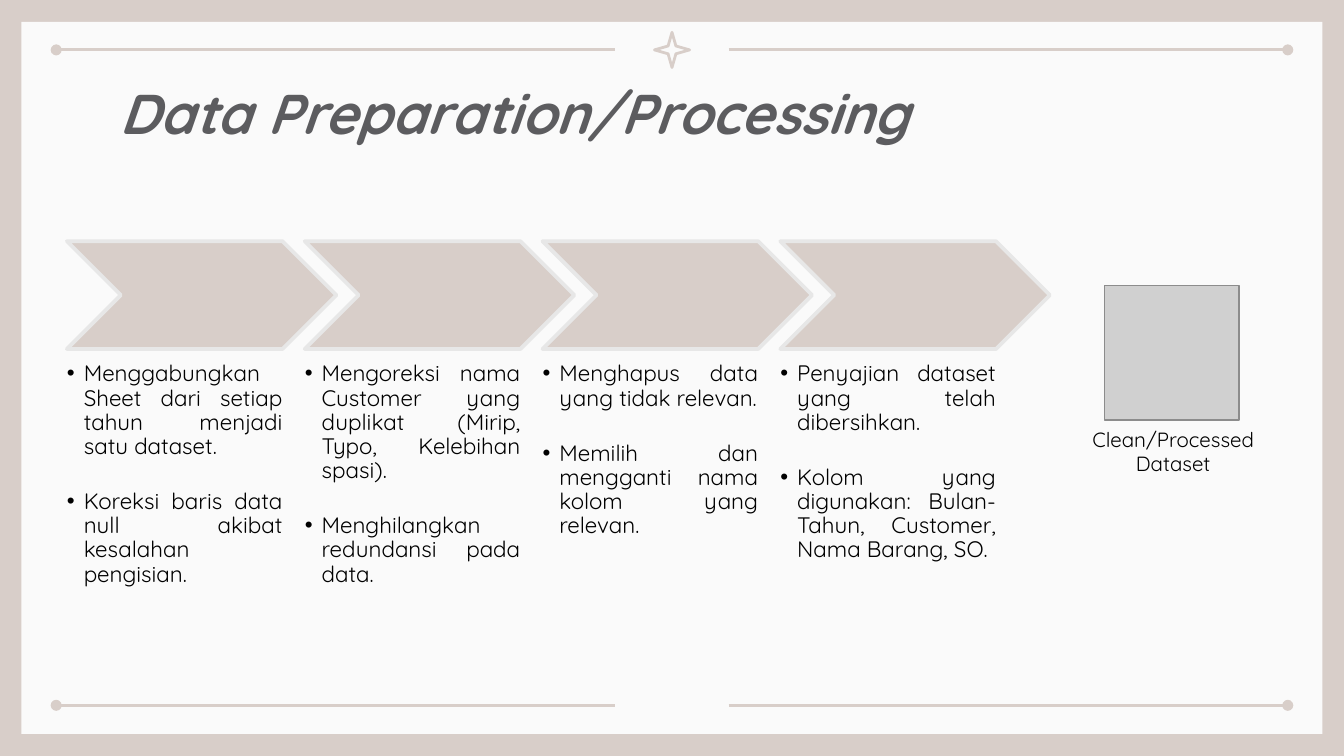
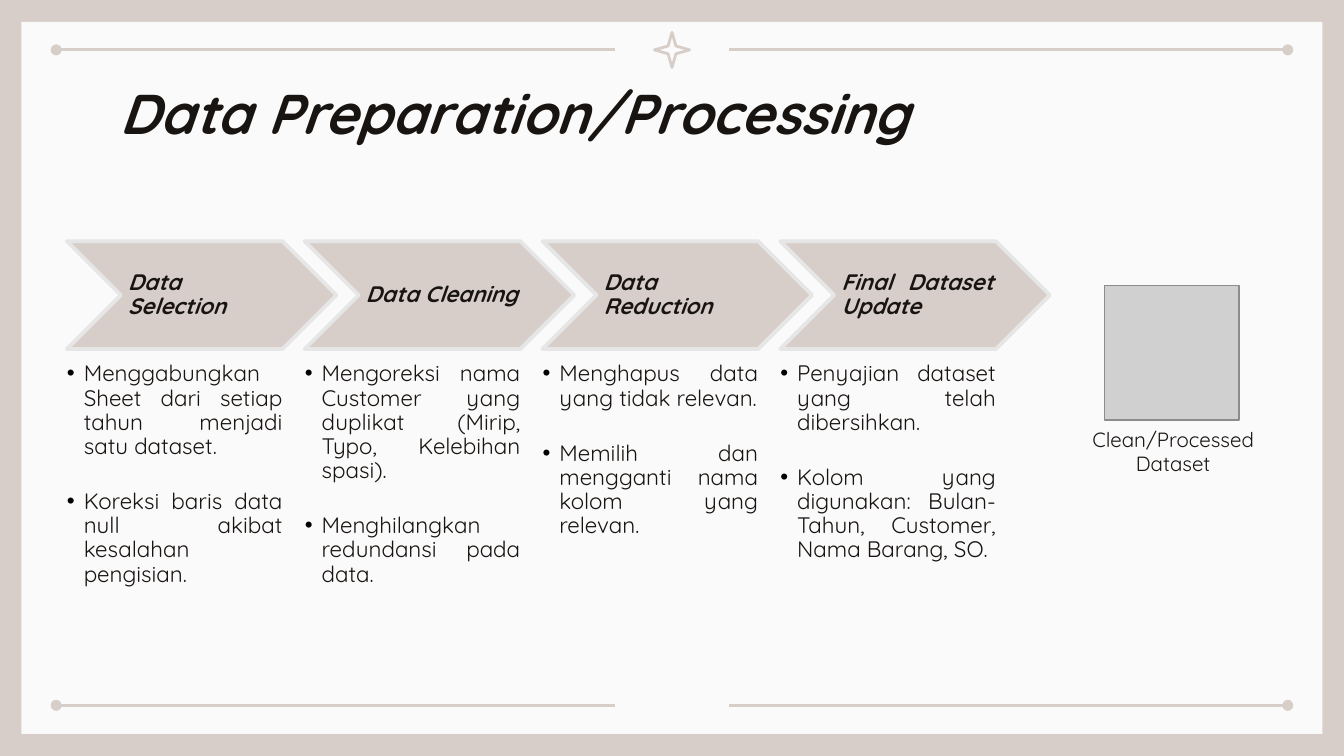
Before and after one commit to christiankencana/thesis, a slide deck: slide 16 of document/2211601741_ChristianKencana_Thesis.pptx. Drawn at 1344x756 pixels with LibreOffice and Linux fonts; fonts in the diff are those of the drawing; grey boxes stand for pictures. Boxes give left, top, right and bottom in pixels: in the first picture for what was removed or moved away, otherwise in the second. Text is boxed around its words. In the diff, an @@ line names an element or a change of style, - is before the commit and + after.

```diff
--- a/document/2211601741_ChristianKencana_Thesis.pptx
+++ b/document/2211601741_ChristianKencana_Thesis.pptx
@@ title "Data Preparation/Processing" at [119, 89, 910, 145]: text colour #5C5C5F to #181411 @@
@@ outline #E7E7E7 2 pt to #E6E6E6 2 pt; proportions changed in 4 elements at [67, 241, 337, 348], [305, 241, 575, 348], [543, 241, 813, 348], [781, 241, 1051, 348] @@
@@ group added at [128, 274, 994, 319]: 4 texts @@
+Data Selection
+Data Cleaning
+Data Reduction
+Final Dataset Update
@@ text colour #000000 to #181411; less space between paragraphs in 4 elements at [84, 364, 283, 587], [322, 364, 520, 583], [559, 364, 758, 534], [797, 364, 996, 562] @@
@@ text "Clean/Processed Dataset" at [1092, 430, 1254, 471]: text colour #000000 to #181411 @@
```
Also in this commit, not shown: 13 other slides changed, 5 other files.
